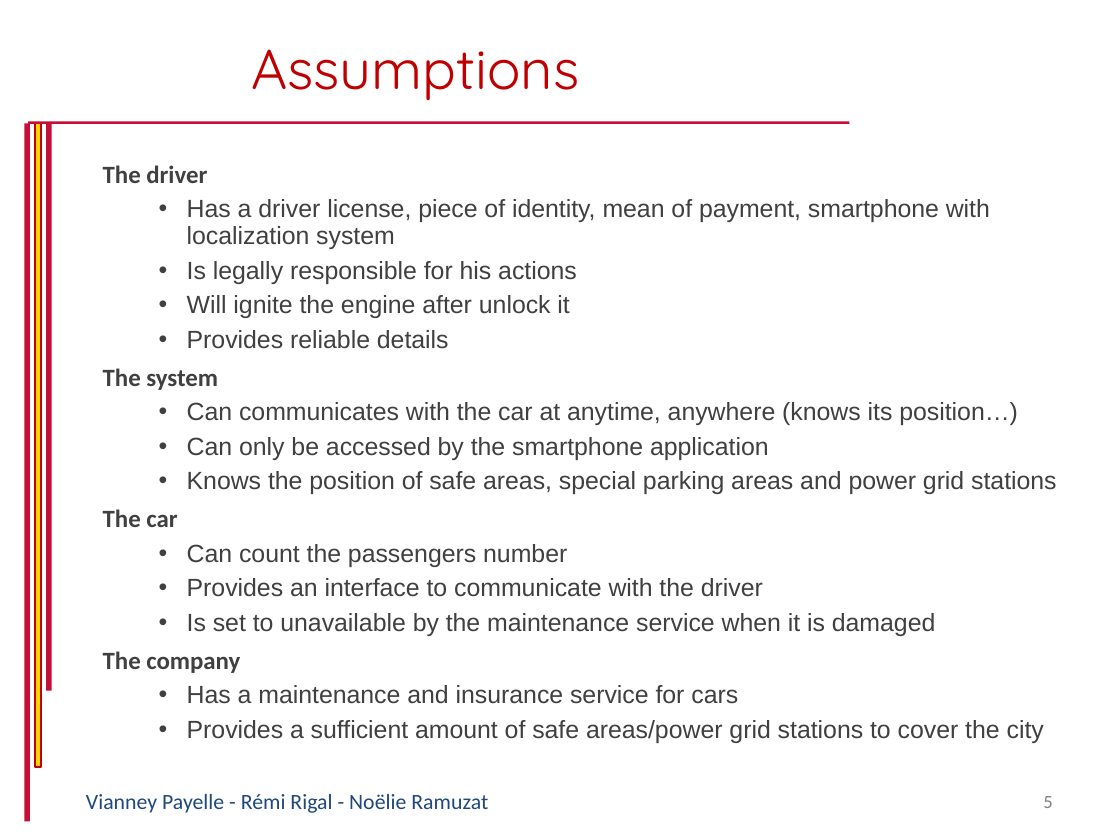
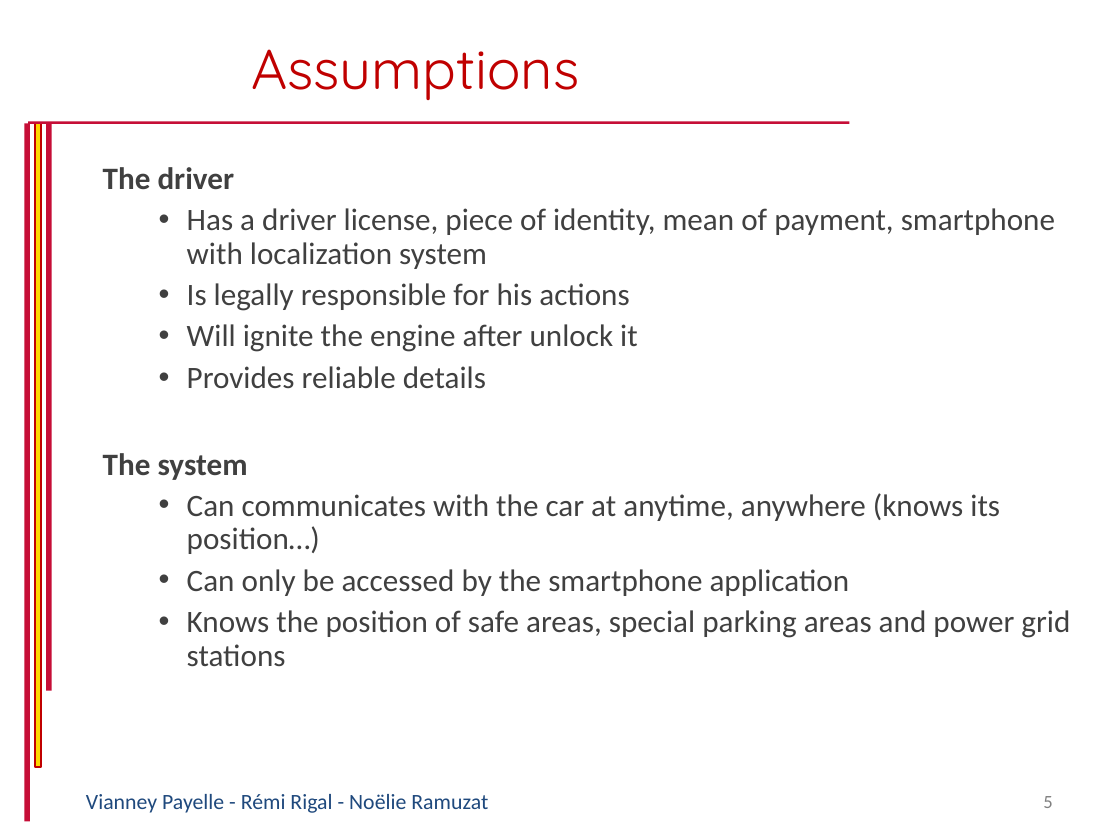
Before and after one commit to RemiRigal/Project-Software-Engineering-2, a slide deck: slide 5 of Presentations/Presentation PowerEnjoy - RASD.pptx. Drawn at 1120x840 pixels with LibreOffice and Linux fonts; fonts in the diff are those of the drawing; background and template pictures are left out. Boxes give left, top, right and bottom in pixels: in the first picture for what was removed or moved away, otherwise in the second. Text is boxed around its words. In the diff, an @@ line names an element or a change of style, - is before the commit and + after.

```diff
--- a/Presentations/Presentation PowerEnjoy - RASD.pptx
+++ b/Presentations/Presentation PowerEnjoy - RASD.pptx
@@ subtitle "The driver" at [103, 167, 1070, 667]: size 16 to 20 pt, font Arial to Calibri @@
@@ subtitle at [103, 509, 1044, 743]: paragraphs removed @@
-The car
-  • Can count the passengers number
-  • Provides an interface to communicate with the driver
-  • Is set to unavailable by the maintenance service when it is damaged
-The company
-  • Has a maintenance and insurance service for cars
-  • Provides a sufficient amount of safe areas/power grid stations to cover the city
```
Also in this commit, not shown: 2 other slides changed, 1 slide added, 1 other file.
